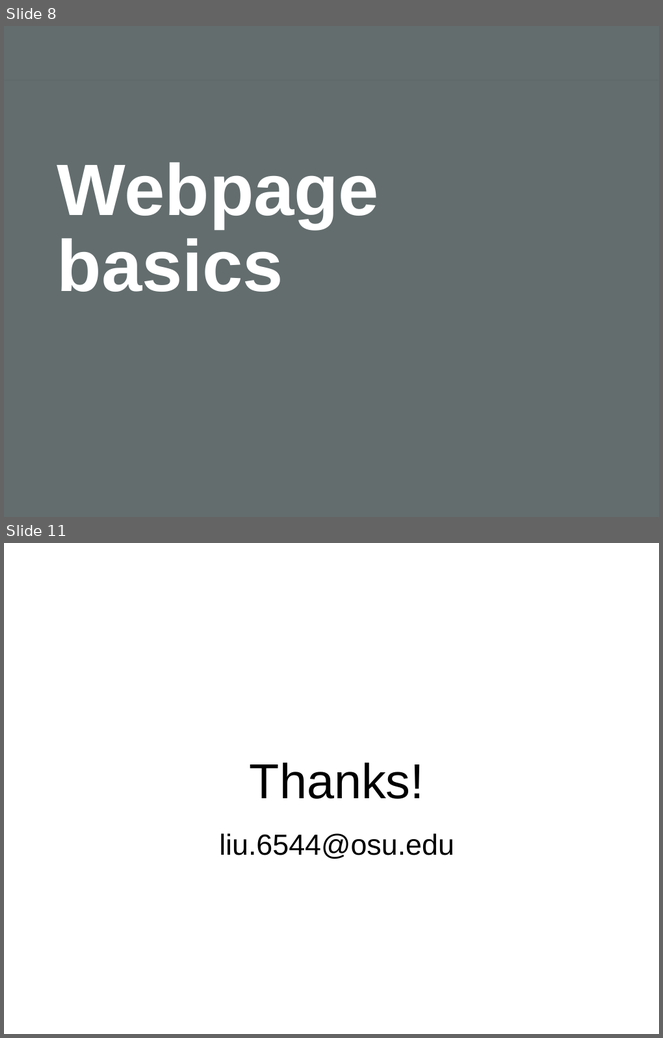
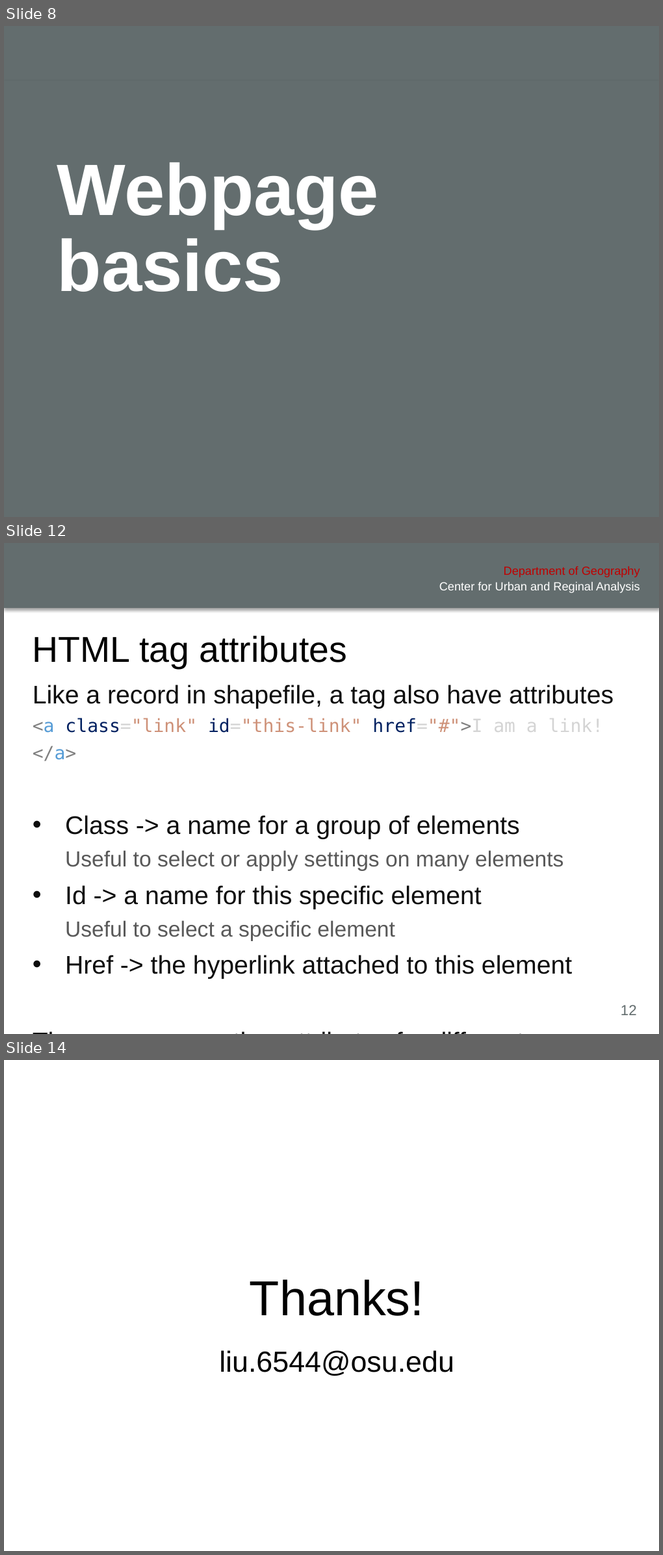
Before and after one commit to xiaohuiliugis/UCGIS-Fullstack-Geovisualization-Workshop, a slide deck: doc/presentation.pptx. Shown one above the other, each under a label of ours: slides 8 and 11 before the commit, slides 8, 12 and 14 after it; the slides between them are not shown. The pictures are 663x1038 and 663x1555 pixels, drawn with LibreOffice and Linux fonts; fonts in the diff are those of the drawing; background and template pictures are left out. Boxes give left, top, right and bottom in pixels: in the first picture for what was removed or moved away, otherwise in the second. Text is boxed around its words. In the diff, an @@ line names an element or a change of style, - is before the commit and + after.

```diff
--- a/doc/presentation.pptx
+++ b/doc/presentation.pptx
@@ slide 12 added at (x1=4, y1=543, x2=659, y2=1034), background #FFFFFF; not listed: 1 template element that a slide beside it also shows @@
@@ text added at (x1=504, y1=566, x2=640, y2=577), 13 pt, text #C00000 @@
+Department of Geography
@@ text added at (x1=440, y1=582, x2=640, y2=593), 13 pt, text #FFFFFF @@
+Center for Urban and Reginal Analysis
@@ title added at (x1=33, y1=635, x2=347, y2=668), 39.6 pt, text #000000 @@
+HTML tag attributes
@@ text added at (x1=26, y1=668, x2=638, y2=984), outline #FFFFFF 0.75 pt, 28 pt, text #0D0D0D @@
+Like a record in shapefile, a tag also have attributes
+<a class="link" id="this-link" href="#">I am a link!</a>
+• Class -> a name for a group of elements
+  Useful to select or apply settings on many elements
+• Id -> a name for this specific element
+  Useful to select a specific element
+• Href -> the hyperlink attached to this element
+There are many other attributes for different uses
@@ page number added at (x1=621, y1=1005, x2=637, y2=1016), 16 pt, text #636D6E @@
+12
@@ what was slide 11 is now slide 14 @@
```
Also in this commit, not shown: 5 slides changed, 2 other slides added, 3 other files.
